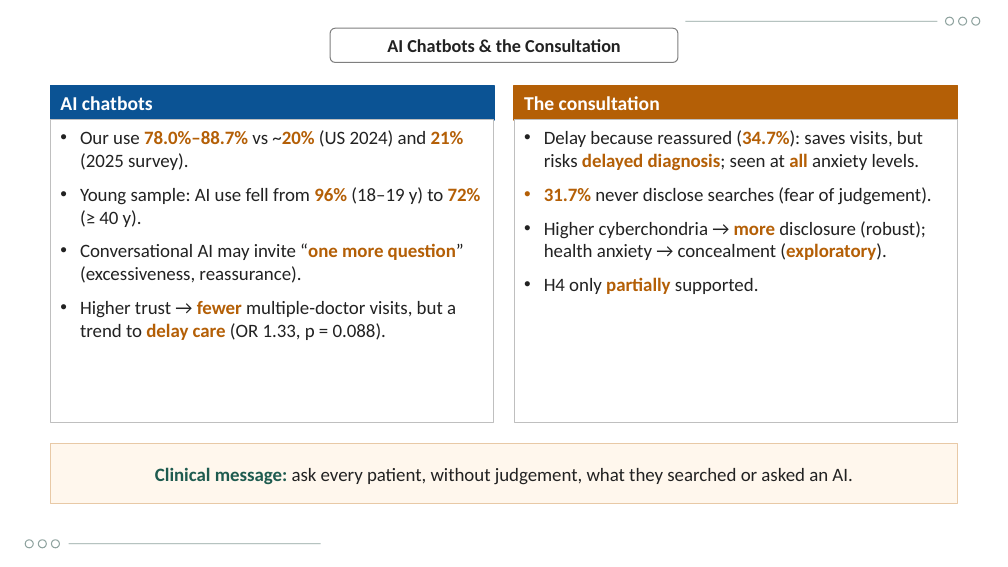
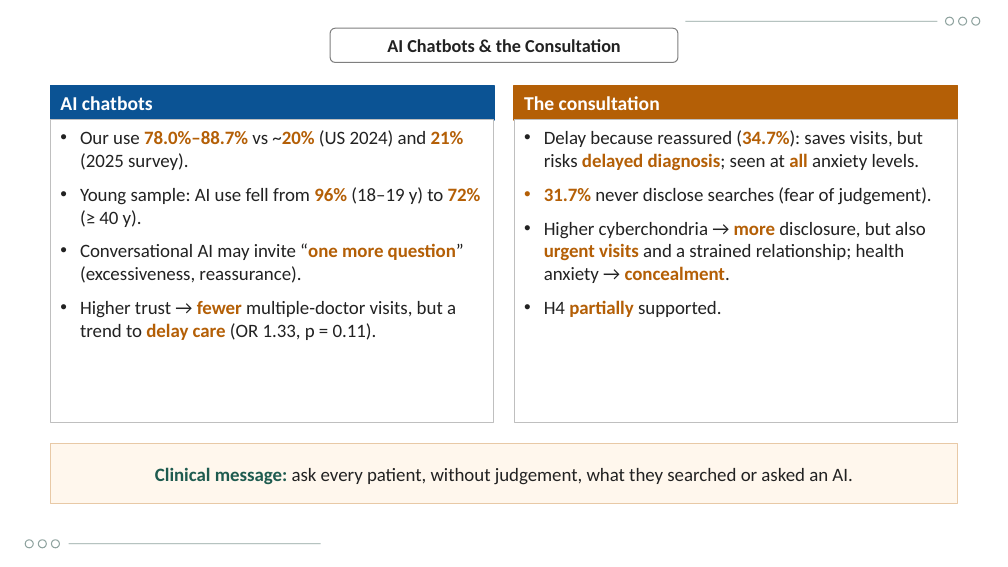
Before and after one commit to Yaseen279/History-Exam, a slide deck: slide 28 of research/output/study/Defence_Presentation_UOBCOM.pptx. Drawn at 1008x567 pixels with LibreOffice and Linux fonts; fonts in the diff are those of the drawing; background and template pictures are left out. Boxes give left, top, right and bottom in pixels: in the first picture for what was removed or moved away, otherwise in the second. Text is boxed around its words. In the diff, an @@ line names an element or a change of style, - is before the commit and + after.

```diff
--- a/research/output/study/Defence_Presentation_UOBCOM.pptx
+++ b/research/output/study/Defence_Presentation_UOBCOM.pptx
@@ text at (544, 222, 926, 317): text changed @@
-• Higher cyberchondria → more disclosure (robust); health anxiety → concealment (exploratory).
-• H4 only partially supported.
+• Higher cyberchondria → more disclosure, but also urgent visits and a strained relationship; health anxiety → concealment.
+• H4 partially supported.
@@ text at (80, 301, 456, 340): text changed @@
-• Higher trust → fewer multiple-doctor visits, but a trend to delay care (OR 1.33, p = 0.088).
+• Higher trust → fewer multiple-doctor visits, but a trend to delay care (OR 1.33, p = 0.11).
```
Also in this commit, not shown: 12 other slides changed, 14 other files.
